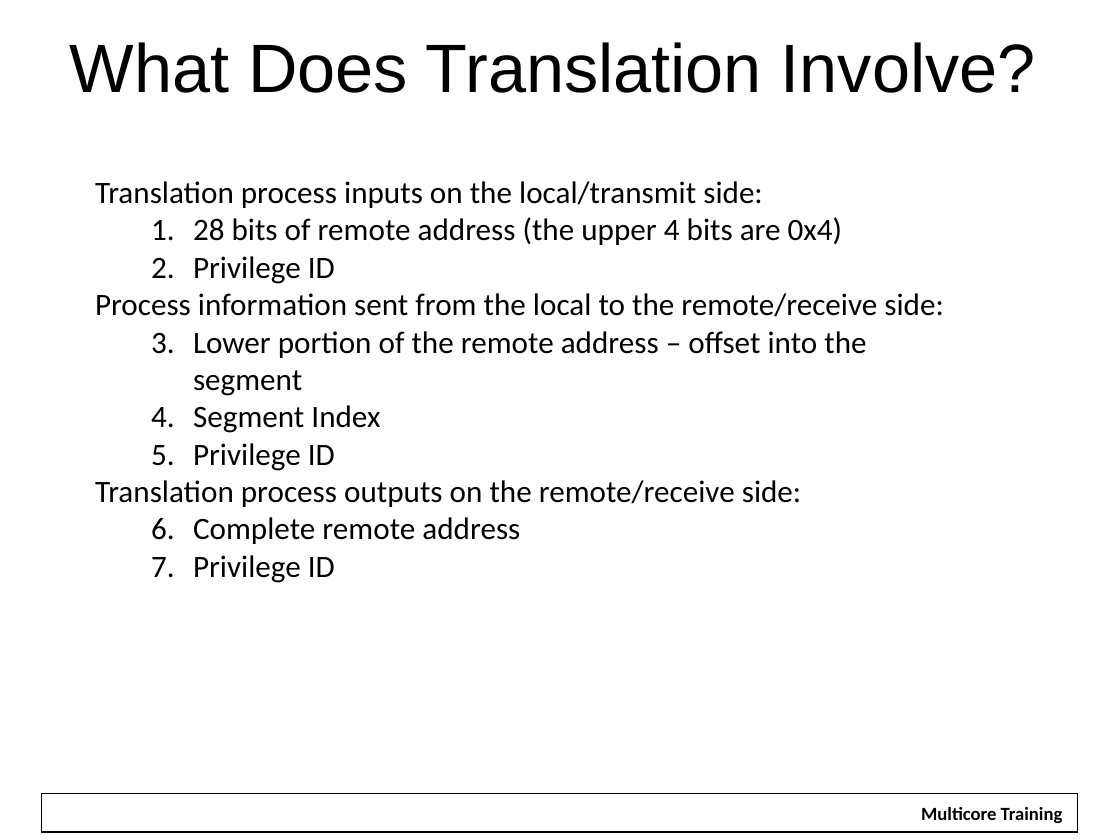
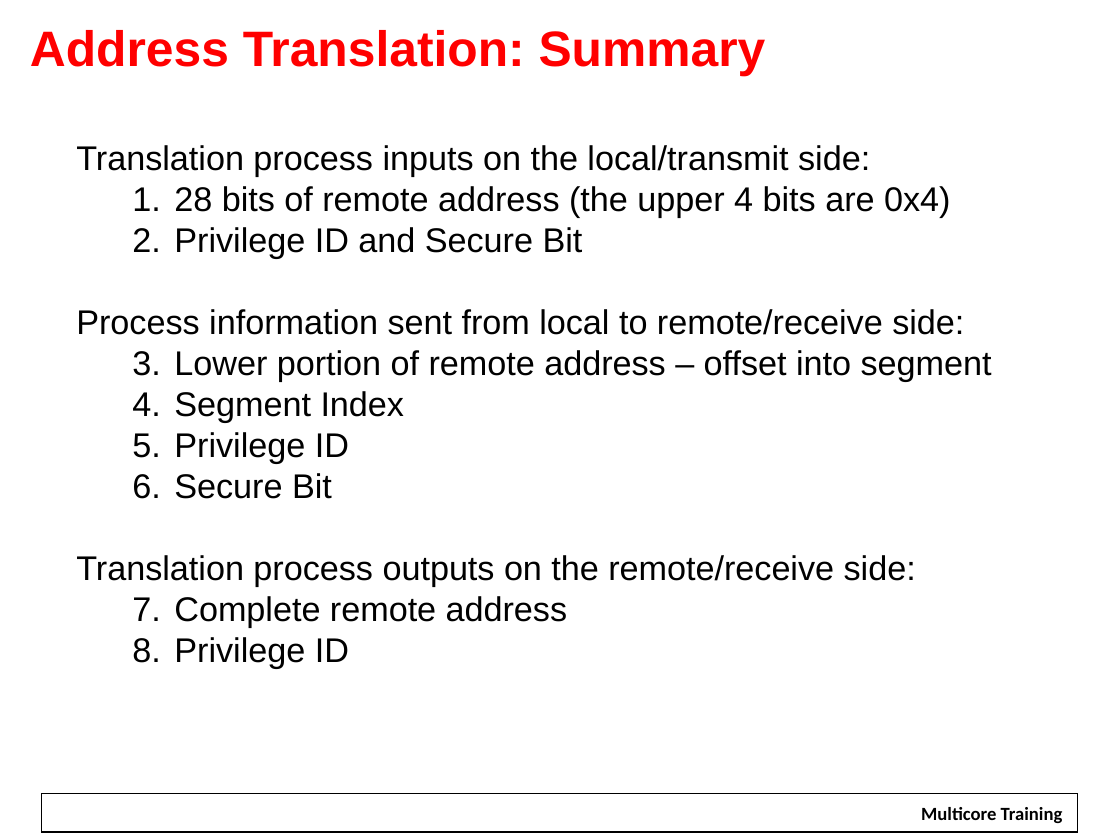
Before and after one commit to hari1989/keystone-workshop, a slide deck: slide 39 of slides/Intro to Hyperlink.pptx (slide 17 before the commit). Drawn at 1120x840 pixels with LibreOffice and Linux fonts; fonts in the diff are those of the drawing; background and template pictures are left out. Boxes give left, top, right and bottom in pixels: in the first picture for what was removed or moved away, otherwise in the second. Text is boxed around its words. In the diff, an @@ line names an element or a change of style, - is before the commit and + after.

```diff
--- a/slides/Intro to Hyperlink.pptx
+++ b/slides/Intro to Hyperlink.pptx
@@ text "Address Translation: Summary" at (30,30,766,77): vertical alignment top to middle @@
@@ text at (30,30,766,77): text changed; size 44 to 32 pt; text colour #000000 to #FF0000; bold on @@
-What Does Translation Involve?
+Address Translation: Summary
@@ text "Translation process inputs on the ...": place and size @@
-text "Translation process inputs on the ..." at (95,181,943,583)
+text "Translation process inputs on the ..." at (76,145,992,669)
@@ text at (76,145,950,669): size 20 to 22 pt, font Calibri to Arial in "Translation process inputs on the local/transmit side:", "28 bits of remote address (the upper ...", "Segment Index", "Privilege ID" and 3 more places @@
@@ text at (76,227,992,382): text changed; size 20 to 22 pt; font Calibri to Arial @@
-  2. Privilege ID
-Process information sent from the local to the remote/receive side:
-  1. Lower portion of the remote address – offset into the segment
+  2. Privilege ID and Secure Bit
+Process information sent from local to remote/receive side:
+  1. Lower portion of remote address – offset into segment
@@ text at (174,473,332,499): paragraph added @@
+  4. Secure Bit
```
Also in this commit, not shown: 23 other slides changed, 40 slides added, 23 slides removed, 1 other file.
